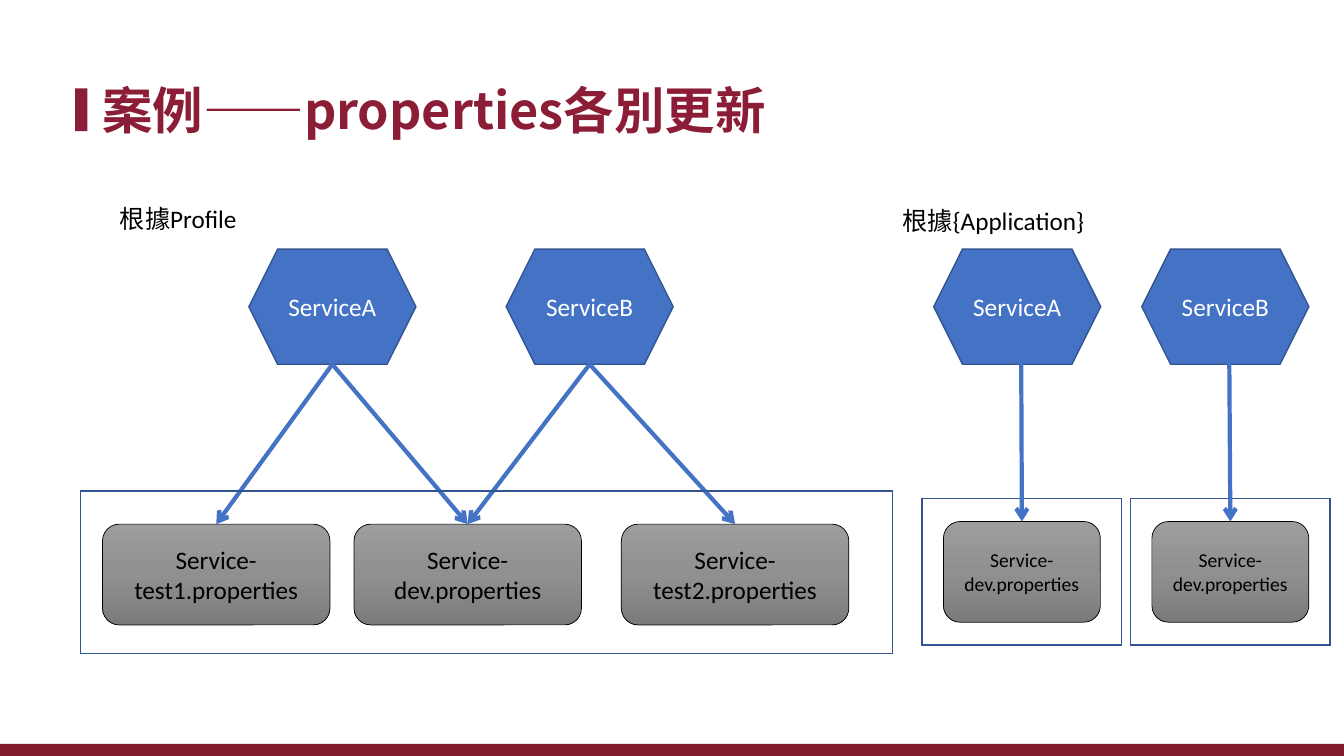
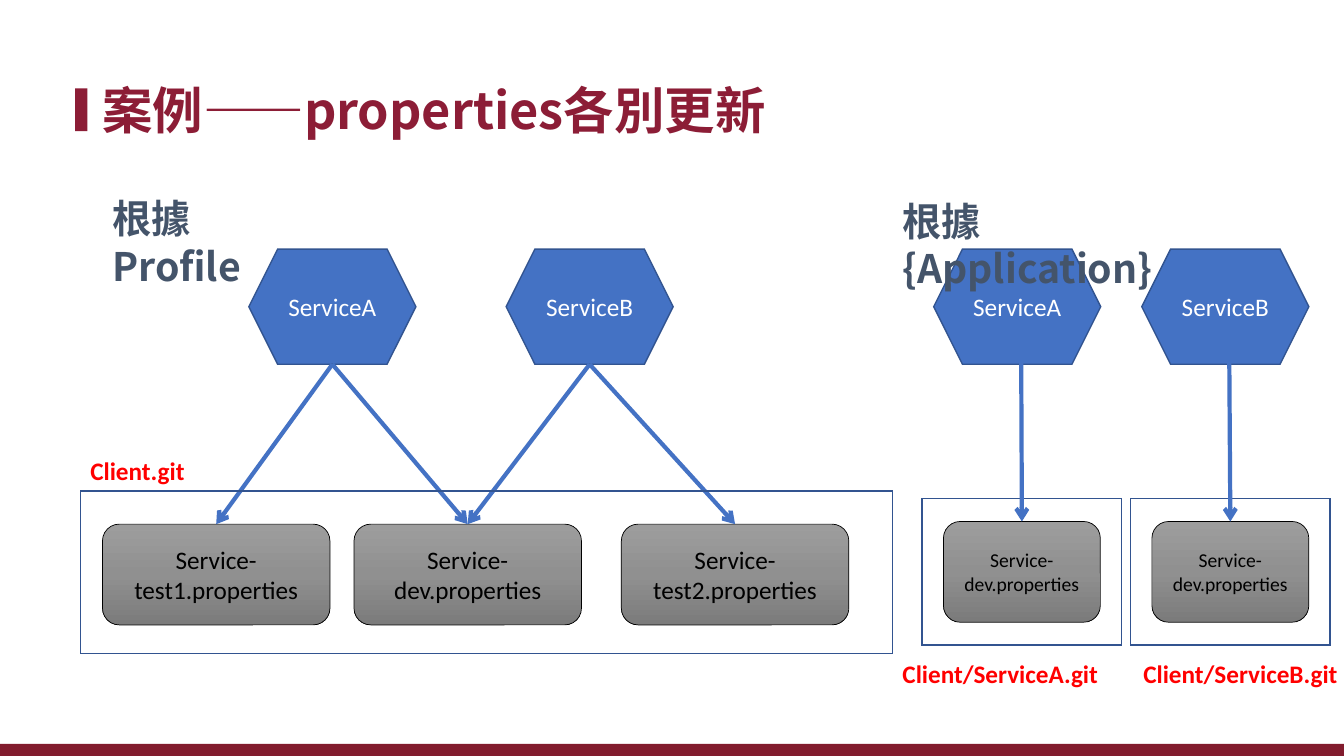
Before and after one commit to xiauchen/4__ConfigAndConsul, a slide deck: slide 43 of 空白PPT.pptx (slide 39 before the commit). Drawn at 1344x756 pixels with LibreOffice and Linux fonts; fonts in the diff are those of the drawing; background and template pictures are left out. Boxes give left, top, right and bottom in pixels: in the first picture for what was removed or moved away, otherwise in the second. Text is boxed around its words. In the diff, an @@ line names an element or a change of style, - is before the commit and + after.

Commit message:
2/14

```diff
--- a/空白PPT.pptx
+++ b/空白PPT.pptx
@@ text "根據Profile": place and size @@
-text "根據Profile" at (120, 206, 237, 230)
+text "根據Profile" at (112, 199, 241, 282)
@@ text "根據Profile" at (112, 199, 241, 282): size 18 to 28 pt, font Calibri to Noto Sans CJK SC, text colour #000000 to #44546A, bold on; more space between paragraphs @@
@@ text "根據{Application}" at (902, 202, 1152, 294): size 18 to 28 pt, font Calibri to Noto Sans CJK SC, text colour #000000 to #44546A, bold on; more space between paragraphs @@
@@ text added at (90, 462, 184, 485), 18 pt, text #FF0000, bold @@
+Client.git
@@ text added at (902, 665, 1097, 688), 18 pt, text #FF0000, bold @@
+Client/ServiceA.git
@@ text added at (1143, 665, 1337, 688), 18 pt, text #FF0000, bold @@
+Client/ServiceB.git
```
Also in this commit, not shown: 16 other slides changed, 5 slides added.
